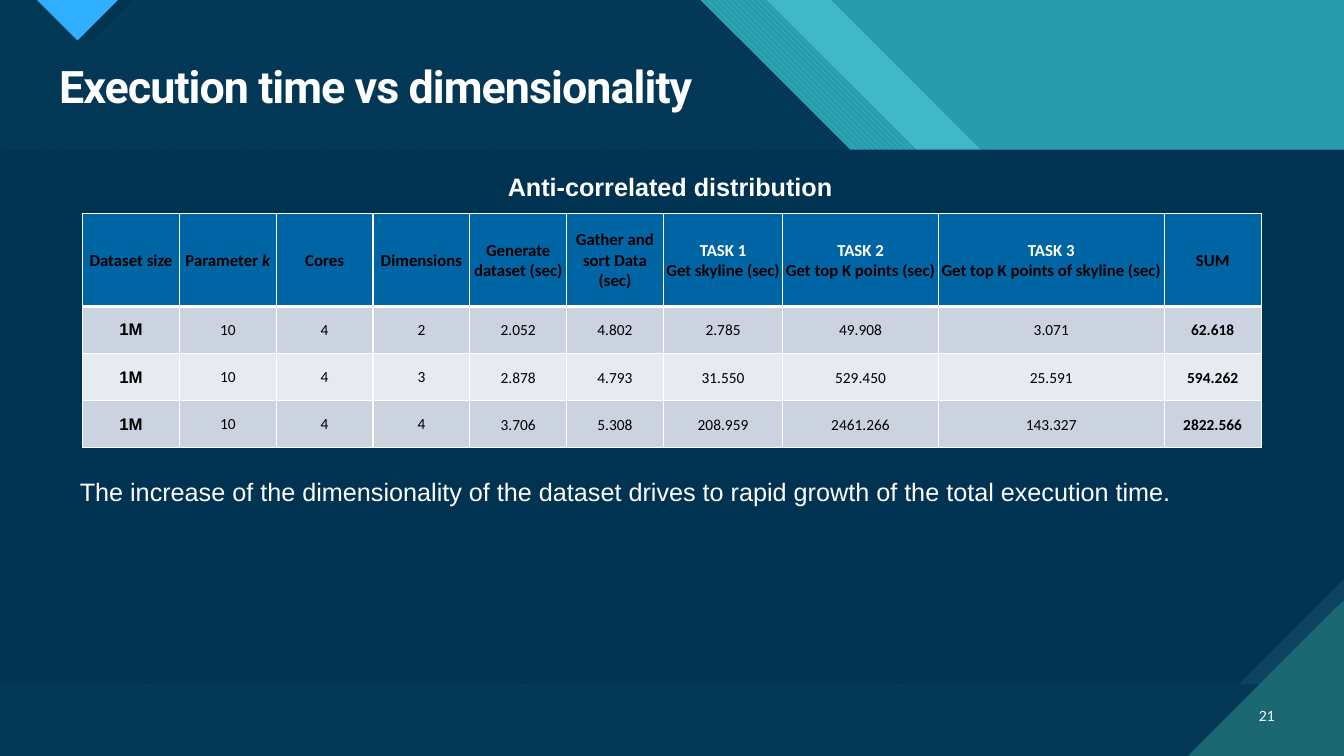
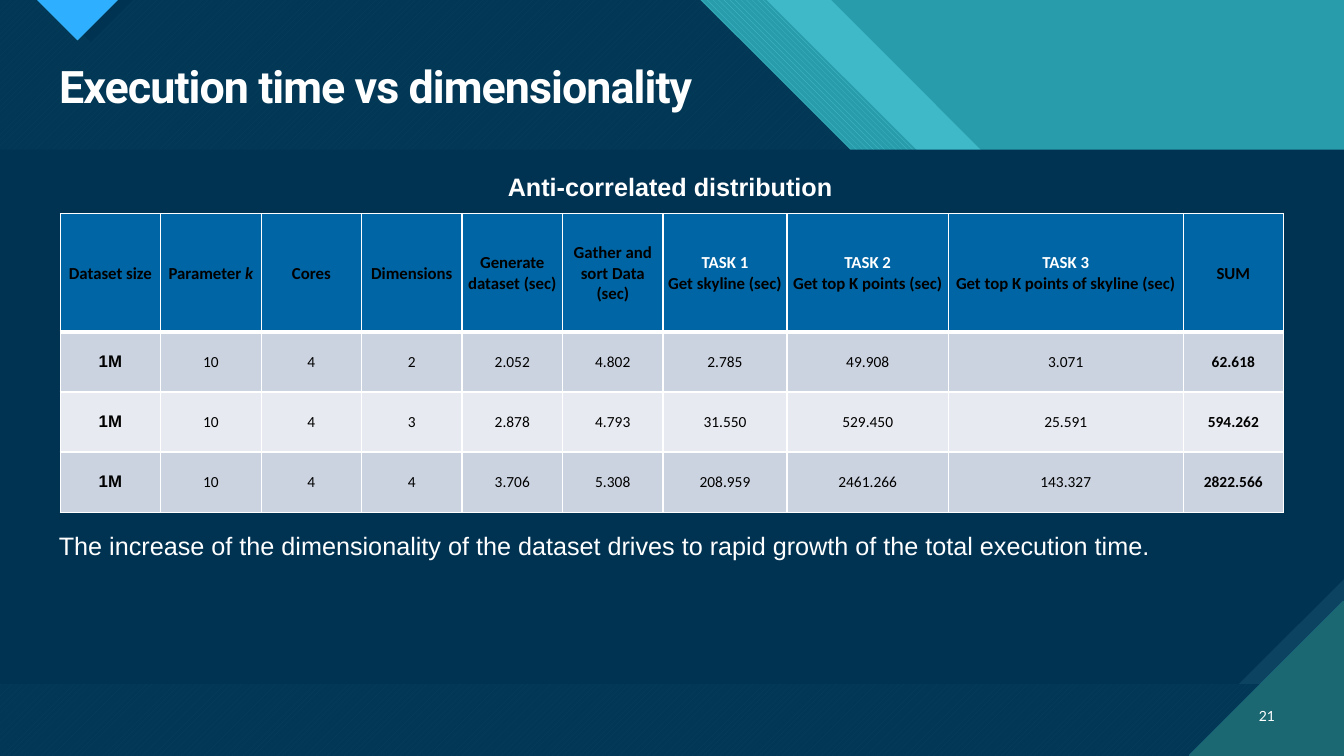
Before and after one commit to MnAppsNet/DominanceQueries, a slide deck: slide 21 of reports/report_presentation.pptx. Drawn at 1344x756 pixels with LibreOffice and Linux fonts; fonts in the diff are those of the drawing; background and template pictures are left out; a plain dark background stands for a picture behind light text. Boxes give left, top, right and bottom in pixels: in the first picture for what was removed or moved away, otherwise in the second. Text is boxed around its words. In the diff, an @@ line names an element or a change of style, - is before the commit and + after.

```diff
--- a/reports/report_presentation.pptx
+++ b/reports/report_presentation.pptx
@@ table: place and size @@
-table at (83,214,1260,448)
+table at (60,214,1287,512)
@@ text "The increase of the dimensionality ...": place and size @@
-text "The increase of the dimensionality ..." at (80,482,1171,507)
+text "The increase of the dimensionality ..." at (59,536,1150,561)
```
Also in this commit, not shown: 1 other slide changed, 1 slide added, 1 slide removed.
